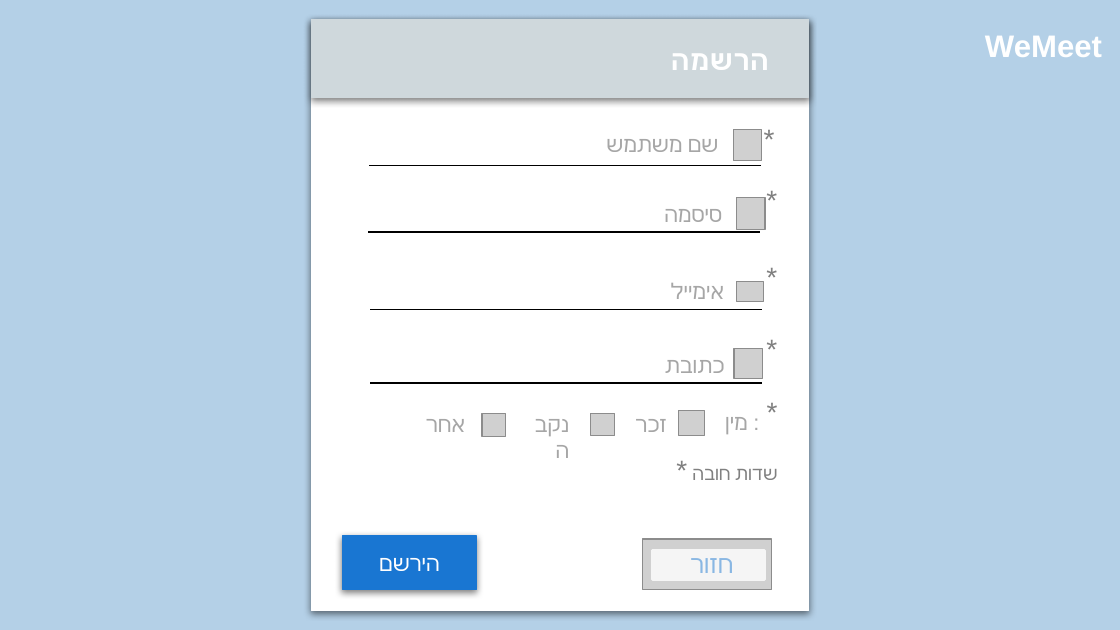
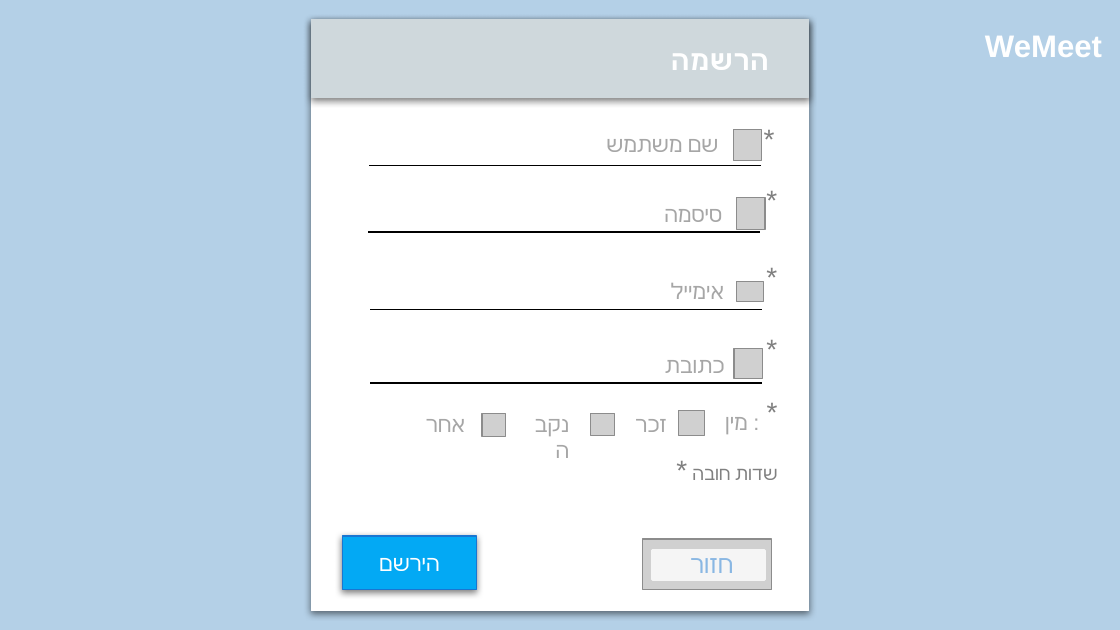
Before and after one commit to golankiviti/WeMeet, a slide deck: slide 2 of ux_course/מסכים.pptx. Drawn at 1120x630 pixels with LibreOffice and Linux fonts; fonts in the diff are those of the drawing; grey boxes stand for pictures. Boxes give left, top, right and bottom in pixels: in the first picture for what was removed or moved away, otherwise in the second. Text is boxed around its words. In the diff, an @@ line names an element or a change of style, - is before the commit and + after.

```diff
--- a/ux_course/מסכים.pptx
+++ b/ux_course/מסכים.pptx
@@ rectangle "הירשם" at [343,536,477,590]: fill #1976D2 to #03A9F4 @@
```
Also in this commit, not shown: 2 other slides changed, 2 other files.
